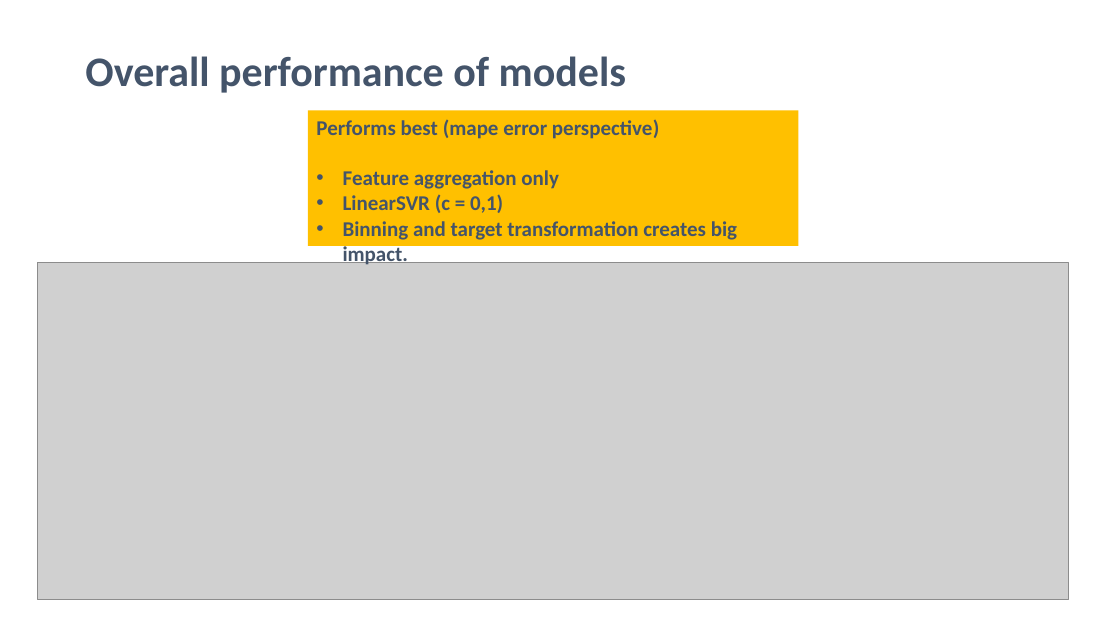
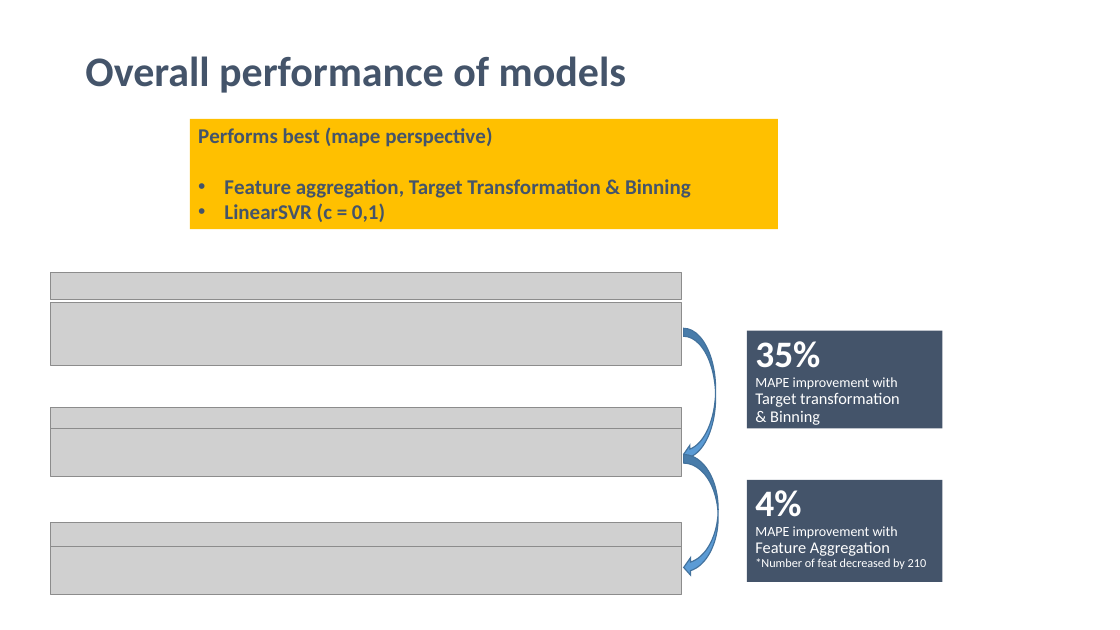
Before and after one commit to erdemsirel/ozu_data_science, a slide deck: slide 19 of DS 555 - Data Science & Strategy/ds555-project/references/Presentation.pptx (slide 26 before the commit). Drawn at 1120x630 pixels with LibreOffice and Linux fonts; fonts in the diff are those of the drawing; grey boxes stand for pictures. Boxes give left, top, right and bottom in pixels: in the first picture for what was removed or moved away, otherwise in the second. Text is boxed around its words. In the diff, an @@ line names an element or a change of style, - is before the commit and + after.

```diff
--- a/DS 555 - Data Science & Strategy/ds555-project/references/Presentation.pptx
+++ b/DS 555 - Data Science & Strategy/ds555-project/references/Presentation.pptx
@@ rectangle "Performs best (mape perspective)": place and size @@
-rectangle "Performs best (mape perspective)" at <box>308,110,799,246</box>
+rectangle "Performs best (mape perspective)" at <box>190,118,778,229</box>
@@ text in rectangle at <box>198,127,691,198</box>: text changed @@
-Performs best (mape error perspective)
-• Feature aggregation only
+Performs best (mape perspective)
+• Feature aggregation, Target Transformation & Binning
@@ text in rectangle at <box>343,221,737,240</box>: paragraph removed @@
-• Binning and target transformation creates big impact.
@@ picture removed at <box>38,263,1070,600</box> @@
@@ picture added at <box>50,272,681,299</box> @@
@@ picture added at <box>50,302,681,365</box> @@
@@ curved down arrow added at <box>684,329,716,463</box>, fill #5B9BD5, outline #43739E 1 pt @@
@@ rectangle added at <box>747,331,943,429</box>, fill #44546A, 14 pt, text #FFFFFF @@
+35%
+MAPE improvement with
+Target transformation
+& Binning
@@ picture added at <box>50,408,681,435</box> @@
@@ picture added at <box>50,429,681,476</box> @@
@@ curved down arrow added at <box>684,455,718,576</box>, fill #5B9BD5, outline #43739E 1 pt @@
@@ rectangle added at <box>747,480,943,581</box>, fill #44546A, 10.5 pt, text #FFFFFF @@
+4%
+MAPE improvement with
+Feature Aggregation
+*Number of feat decreased by 210
@@ picture added at <box>50,523,681,549</box> @@
@@ picture added at <box>50,547,681,595</box> @@
```
Also in this commit, not shown: 14 other slides changed, 7 slides removed, 1 other file.
